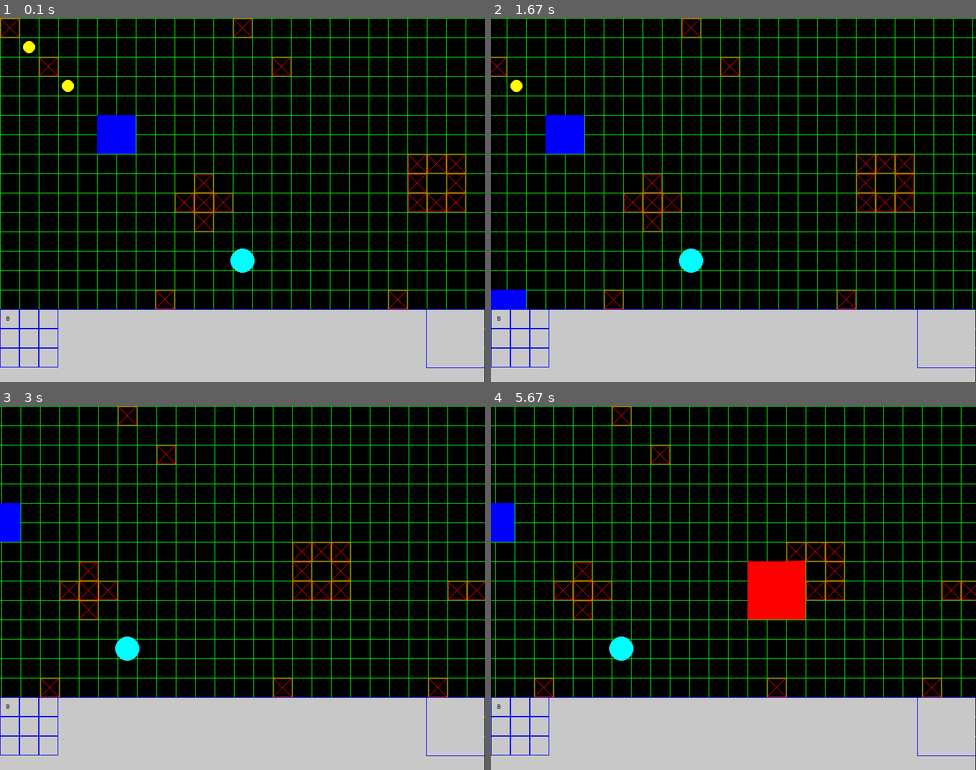
Above: before the commit, frames 1-4 (two rows, left to right).
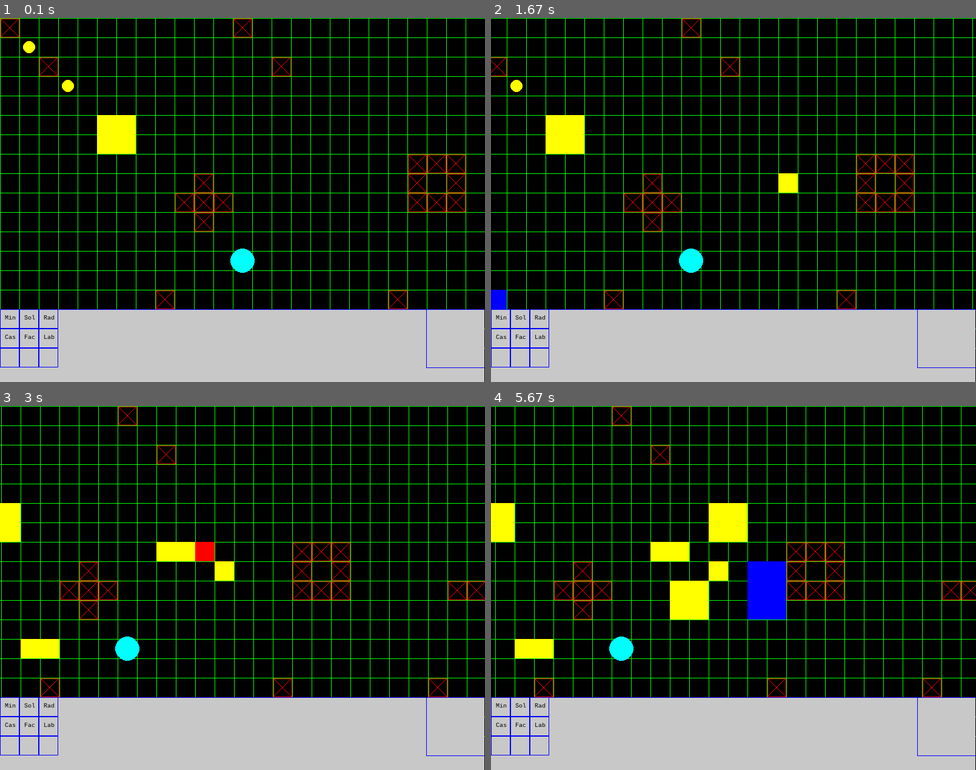
Above: after the commit, the same moments.

Repository: Xitog/tallentaa
Game: pygame game, started from projet_rts/python/rts.py
Same seed, same stepped clock (60 frames per second), same inputs: the game is played once before the commit and once after it.
Inputs (mouse positions are in pixels of both pictures, inside the frame that each line leads up to):
- Up to frame 1 (0.1 s): no input
- Up to frame 2 (1.67 s): hold B 0.33-0.8 s; hold Right 0.33-0.8 s; move the mouse to (714, 214) at 0.37 s; click (539, 316) at 0.88 s, where only the run after the commit has a clickable "Rad"; press the mouse at (786, 200) at 1.2 s; move the mouse to (786, 192) at 1.3 s; release the mouse at (791, 189) at 1.43 s; click (500, 316) at 1.55 s, where only the run after the commit has a clickable "Min"
- Up to frame 3 (3 s): click (29, 704) at 1.88 s, where only the run after the commit has a clickable "Sol"; hold Shift 2.17-2.63 s; hold Right 2.17-2.63 s; click (106, 646) at 2.25 s; hold Right from 2.67 s (still down); click (198, 558) at 2.75 s; tap B at 2.82 s
- Up to frame 4 (5.67 s): release Right at 3.13 s; click (539, 726) at 3.22 s, where only the run after the commit has a clickable "Lab"; hold Up 3.5-3.8 s; click (685, 620) at 3.58 s; hold Right 3.83-4.3 s; click (815, 493) at 3.92 s; tap B at 3.98 s; hold Left 4.33-4.87 s; click (694, 566) at 4.42 s; hold Down 4.9-5.2 s; click (651, 704) at 4.98 s; click (500, 726) at 5.28 s, where only the run after the commit has a clickable "Cas"; hold Left from 5.57 s (still down); click (782, 580) at 5.65 s

The runs differ from the first frame. In frame 1, 0.9% of the frame differs, in the area x 1-28%, y 26-89%; in frame 2, 1.4%; in frame 3, 1.8%; in frame 4, 5.2%, in the area x 0-65%, y 26-89%.

Commit message:
Amélioration constructions + Raycaster JS
Amélioration constructions + Raycaster JS entre enfin sous Git.

Diff:
--- a/projet_rts/python/rts.py
+++ b/projet_rts/python/rts.py
@@ -25,7 +25,7 @@
 HALF_BLUE = Color(0, 0, 128)
 
 UnitType = namedtuple("UnitType", "size range life dom speed reload")  # or ['size', 'range', 'life', 'dom']
-BuildingType = namedtuple("BuildingType", "size range life dom speed reload type")
+#BuildingType = namedtuple("BuildingType", "size range life dom speed reload type")
 
 class Camera:
     def __init__(self, width, height, scroll, player):
@@ -83,6 +83,8 @@
         return y * 32 + self.y + 16
 
     def update(self):
+        self.player.game.update() # here
+
         mx, my = pygame.mouse.get_pos()
 
         for event in pygame.event.get():
@@ -131,14 +133,37 @@
             elif event.type == MOUSEBUTTONUP:
                 self.SELECT_R = False
                 if event.button == 1:  # Left Button
-                    if my > self.INTERFACE_Y and self.SELECT_Y > self.INTERFACE_Y:
-                        if self.mode == 'normal':
-                            a = mx // 32
-                            b = (my-self.INTERFACE_Y) // 32
-                            if a == 0 and b == 0:
-                                self.mode = 'build'
-                        elif self.mode == 'build':
-                            pass
+                    if my > self.INTERFACE_Y and self.SELECT_Y > self.INTERFACE_Y: # Interface click
+                        #if self.mode == 'normal':
+                        a = mx // 32
+                        b = (my-self.INTERFACE_Y) // 32
+                        # print(a,b)
+                        if a == 0 and b == 0: # 100 000 000
+                            self.mode = 'build'
+                            self.build_type = 'mine'
+                            self.build_size = Pair(2, 2)
+                        elif a == 1 and b == 0: # 010 000 000
+                            self.mode = 'build'
+                            self.build_type = 'solar'
+                            self.build_size = Pair(2, 1)
+                        elif a == 2 and b == 0: # 001 000 000
+                            self.mode = 'build'
+                            self.build_type = 'radar'
+                            self.build_size = Pair(1, 1)
+                        elif a == 0 and b == 1: # 000 100 000
+                            self.mode = 'build'
+                            self.build_type = 'barracks'
+                            self.build_size = Pair(2, 3)
+                        elif a == 1 and b == 1: # 000 010 000
+                            self.mode = 'build'
+                            self.build_type = 'factory'
+                            self.build_size = Pair(2, 3)
+                        elif a == 2 and b == 1: # 000 001 000
+                            self.mode = 'build'
+                            self.build_type = 'laboratory'
+                            self.build_size = Pair(2, 2)
+                        #elif self.mode == 'build':
+                        #    pass
                     elif self.mode == 'normal':
                         deb_x = min(self.SELECT_X, mx - self.x)
                         fin_x = max(self.SELECT_X, mx - self.x)
@@ -168,7 +193,10 @@
                         # test if ok
                         v = self.player.world.is_empty_zone(xx-cw, yy-ch, self.build_size.x, self.build_size.y)
                         if v:
-                            pass  # TODO Build Here. And Put in  Unit Map (-1, id) ? dans Game create_bat
+                            # Final Building Here
+                            self.player.game.create_building(self.player.name, xx-cw, yy-ch, self.build_type)
+                        if not self.add_mod: # multiple construction orders
+                            self.mode = 'normal'
                 elif event.button == 3:  # Right Button
                     if self.mode == 'build':
                         self.mode = 'normal'
@@ -220,6 +248,7 @@
         mx, my = pygame.mouse.get_pos()  # repeat from main_loop
         self.screen.fill(BLACK)
 
+        # Sol
         for yy in range(0, self.player.world.size32.y):
             for xx in range(0, self.player.world.size32.x):
                 r = self.player.world.world_map[xx][yy]
@@ -243,11 +272,12 @@
                 # label = self.font.render(str(xx) + ", " + str(yy), 1, (255, 255, 0))
                 # self.screen.blit(label, (int(xx * 32 + self.x), int(yy * 32 + self.y)))
 
+        # Cursor
         if self.mode == 'normal':
             if self.SELECT_R:
                 r = xrect(self.SELECT_X + self.x, self.SELECT_Y + self.y, mx, my)
                 pygame.draw.rect(self.screen, WHITE, r, 1)
-        else:
+        elif self.mode == 'build':
             xx = (mx - self.x) // 32
             yy = (my - self.y) // 32
             # center the thing
@@ -262,15 +292,16 @@
             pygame.draw.rect(self.screen, c, ((xx-cw)*32+self.x, (yy-ch)*32+self.y, self.build_size.x*32,
                                               self.build_size.y*32), 0)
 
+        # Unit
         for u in self.player.world.units:
             if type(u).__name__ == 'Building':
-                for ix in range(u.x, u.x+u.w):
-                    for iy in range(u.y, u.y+u.h):
+                for ix in range(u.grid_x, u.grid_x+u.type.grid_w):
+                    for iy in range(u.grid_y, u.grid_y+u.type.grid_h):
                         #print(ix, iy, ix * 32 + self.x, iy * 32 + self.y)
                         if u in self.selected:
-                            pygame.draw.rect(self.screen, Color(255, 0, 0), (ix * 32 + self.x, iy * 32 + self.y, 32, 32), 0)
+                            pygame.draw.rect(self.screen, Color(0, 255, 0), (ix * 32 + self.x, iy * 32 + self.y, 32, 32), 0)
                         else:
-                            pygame.draw.rect(self.screen, Color(0, 0, 255), (ix * 32 + self.x, iy * 32 + self.y, 32, 32), 0)
+                            pygame.draw.rect(self.screen, u.player.color, (ix * 32 + self.x, iy * 32 + self.y, 32, 32), 0)
             else:
                 if u in self.selected:
                     c = GREEN
@@ -309,8 +340,20 @@
         pygame.draw.line(self.screen, BLUE, (703, self.INTERFACE_Y), (703, self.INTERFACE_Y + 96), 1)
         pygame.draw.line(self.screen, BLUE, (703, self.INTERFACE_Y + 96), (799, self.INTERFACE_Y + 96), 1)
 
-        label = self.font.render('B', 1, (0, 0, 0))
-        self.screen.blit(label, (10, self.INTERFACE_Y+10))
+        label = self.font.render('Min', 1, (0, 0, 0))
+        self.screen.blit(label, (8, self.INTERFACE_Y+8))
+        label = self.font.render('Sol', 1, (0, 0, 0))
+        self.screen.blit(label, (40, self.INTERFACE_Y+8))
+        label = self.font.render('Rad', 1, (0, 0, 0))
+        self.screen.blit(label, (72, self.INTERFACE_Y+8))
+
+        label = self.font.render('Cas', 1, (0, 0, 0))
+        self.screen.blit(label, (8, self.INTERFACE_Y+40))
+        label = self.font.render('Fac', 1, (0, 0, 0))
+        self.screen.blit(label, (40, self.INTERFACE_Y+40))
+        label = self.font.render('Lab', 1, (0, 0, 0))
+        self.screen.blit(label, (72, self.INTERFACE_Y+40))
+
 
         # fin Interface
 
@@ -421,7 +464,14 @@
         self.unit_type = {"soldier": UnitType(size=10, range=100, life=100, dom=5, speed=8, reload=50),
                           "elite": UnitType(size=10, range=150, life=100, dom=10, speed=8, reload=50),
                           "big": UnitType(size=20, range=30, life=300, dom=20, speed=8, reload=50)}
-        self.building_type = {"mine": BuildingType(size=(2,2), range=20, life=300, dom=0, speed=0, reload=0, type=1)}
+        # self.building_type = {"mine": BuildingType(size=(2,2), range=20, life=300, dom=0, speed=0, reload=0, type=1)}
+        self.all_building_types = {"mine" : BuildingType("Mine", 2, 2, 100),
+                                   "solar" : BuildingType("Solar", 1, 2, 80),
+                                   "barracks" : BuildingType("Barracks", 3, 2, 300),
+                                   "factory" : BuildingType("Factory", 3, 2, 500),
+                                   "radar" : BuildingType("Radar", 1, 1, 80),
+                                   "laboratory" : BuildingType("Laboratory", 2, 2, 250),
+                                  }
 
     def create_player(self, name, player_color):
         print("creating player")
@@ -435,15 +485,19 @@
         ut = self.get_unit_type_by_name(unit_type_name)
         if not self.world.is_valid(x, y) or not self.world.is_empty(x,y):
             raise Exception("False or not empty coordinates : " + x + ", " + y)
-        self.world.units.append(Unit(unit_type_name, p, x, y, ut.size, ut.range, ut.life, ut.dom, ut.speed))
+        u = Unit(unit_type_name, p, x, y, ut.size, ut.range, ut.life, ut.dom, ut.speed)
+        self.world.units.append(u)
+        p.units.append(u)
 
     def create_building(self, player_name, x, y, building_type_name):
         print("creating building")
         p = self.get_player_by_name(player_name)
         bt = self.get_building_type_by_name(building_type_name)
-        if not self.world.is_valid_zone(x, y, bt.size[0], bt.size[1]) or not self.world.is_empty_zone(x, y, bt.size[0], bt.size[1]):
+        if not self.world.is_valid_zone(x, y, bt.grid_w, bt.grid_h) or not self.world.is_empty_zone(x, y, bt.grid_w, bt.grid_h):
             raise Exception("False or not empty coordinates : " + x + ", " + y)
-        self.world.units.append(Building(building_type_name, p, x, y, bt.size[1], bt.size[0], bt.range, bt.life, bt.dom, bt.speed, bt.reload))
+        b = Building(p, bt, x, y)
+        self.world.units.append(b)
+        p.buildings.append(b)
 
     def get_player_by_name(self, player_name):
         if player_name not in self.players:
@@ -456,9 +510,13 @@
         return self.unit_type[unit_type_name]
 
     def get_building_type_by_name(self, building_type_name):
-        if building_type_name not in self.building_type:
+        if building_type_name not in self.all_building_types:
             raise Exception("Unknown building type : " + building_type_name)
-        return self.building_type[building_type_name]
+        return self.all_building_types[building_type_name]
+
+    def update(self):
+        for key, value in self.players.items():
+            value.update()
 
 
 class Player:
@@ -467,7 +525,17 @@
         self.name = name
         self.world = game.world
         self.color = player_color
-
+        self.units = []
+        self.buildings = []
+        self.min = 0
+        self.sol = 0
+
+    def update(self):
+        for b in self.buildings:
+            if b.type.name == "Mine":
+                self.min += 1
+            elif b.type.name == "Solar":
+                self.sol += 1
 
 class Order:
     def __init__(self, kind=None, x=0, y=0, target=None):
@@ -507,28 +575,46 @@
         return "[" + str(self.x) + ", " + str(self.y) + "]"
 
 
+class BuildLoad:
+
+    def __init__(self):
+        pass
+
+
+class WeaponType:
+
+    def __init__(self, name : str, range : int, reload : int):
+        self.name = name
+        self.range = range
+        self.reload = reload
+
+
+class BuildingType:
+
+    def __init__(self, name : str, grid_h : int, grid_w : int, life : int, build_load : BuildLoad = None, weapon_type : WeaponType = None):
+        self.name = name
+        self.grid_h = grid_h
+        self.grid_w = grid_w
+        self.life = life
+        self.build_load = build_load
+        self.weapon_type = weapon_type
+
+
 class Building:
 
-    def __init__(self, bname, player, x, y, h, w, b_range, life, dom, speed, reload=50):
-        self.bname = bname
+    def __init__(self, player : Player, type : BuildingType, grid_x : int, grid_y : int):
         self.player = player
-        self.x = x
-        self.y = y
-        self.h = h
-        self.w = w
-        self.b_range = b_range
-        self.life = life
-        self.dom = dom
-        self.speed = speed
-        self.reload = reload
+        self.type = type
+        self.grid_x = grid_x
+        self.grid_y = grid_y
 
         self.orders = []
-        for i in range(x, x+w):
-            for j in range(y, y+h):
+        for i in range(grid_x, grid_x + type.grid_w):
+            for j in range(grid_y, grid_y + type.grid_h):
                 self.player.world.unit_map[i][j] = (2, self) # STILL, BUILDING
 
     def __str__(self):
-        return str(id(self)) + ' (' + self.bname + ')'
+        return str(id(self)) + ' (' + self.type.name + ')'
 
     def update(self):
         return True # Very Important
@@ -600,13 +686,13 @@
         self.player.world.unit_map[self.x][self.y] = (1, self) # CODE: STILL, UNIT
         return True
 
-    def order(self, o):
+    def order(self, o : Order):
         self.orders = [o]
 
     def add_order(self, o):
         self.orders.append(o)
 
-    def go(self, x, y):
+    def go(self, x : int, y : int):
 
         if self.cpt_move > 0:
             self.cpt_move -= 1
@@ -740,7 +826,8 @@
             break
 
         pygame.time.Clock().tick(30)
-
+    print("Metal = " + str(camera.player.min))
+    print("Energy = " + str(camera.player.sol))
 
 def configure():
     my_map = [
@@ -796,5 +883,8 @@
     main_loop(c)
 
 if __name__ == '__main__':
+    import sys
+    _maj, _min = sys.version_info[:2]
+    print('Starting on Python ' + str(_maj) + "." + str(_min) + " with pygame " + pygame.version.ver)
     start()
     exit()
Not shown, added: projet_25D/RaycasterFinal.html
